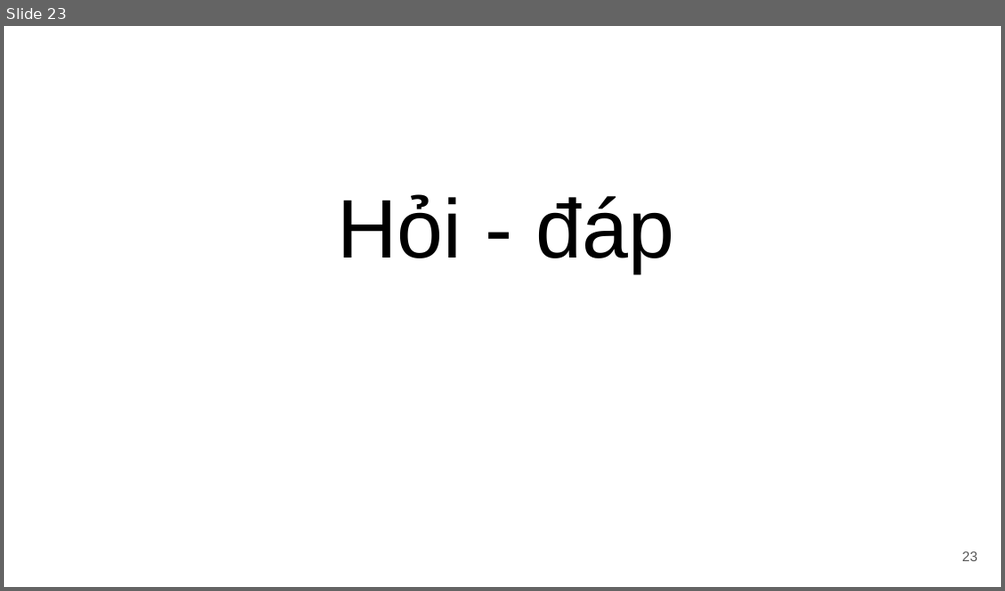
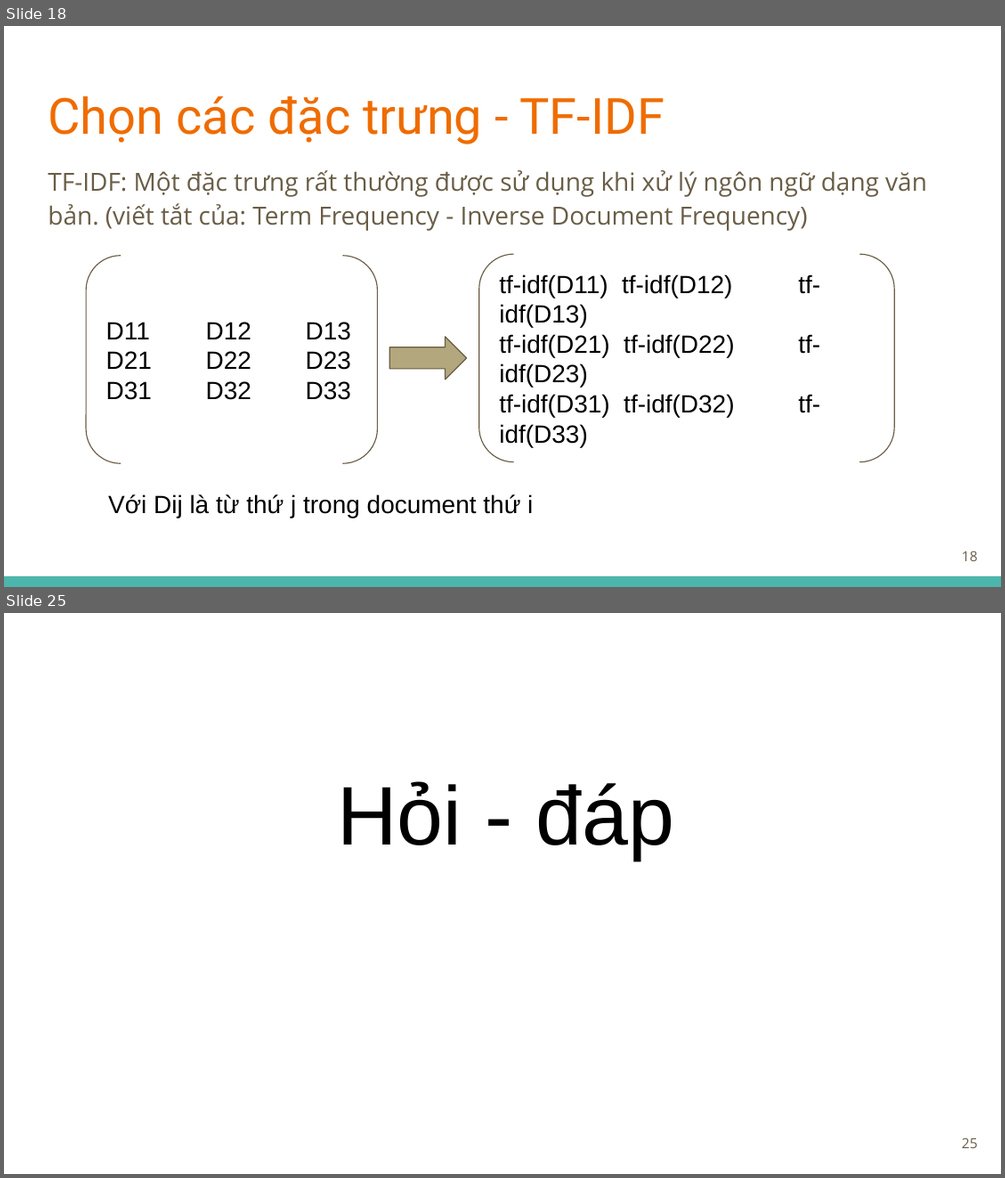
Before and after one commit to tuandoan998/DS_Final_Project, a slide deck: misc/docs/slide.pptx. Shown one above the other, each under a label of ours: slide 23 before the commit, slides 18 and 25 after it; the slides between them are not shown. The pictures are 1005x591 and 1005x1178 pixels, drawn with LibreOffice and Linux fonts; fonts in the diff are those of the drawing. Boxes give left, top, right and bottom in pixels: in the first picture for what was removed or moved away, otherwise in the second. Text is boxed around its words. In the diff, an @@ line names an element or a change of style, - is before the commit and + after.

```diff
--- a/misc/docs/slide.pptx
+++ b/misc/docs/slide.pptx
@@ slide 18 added at [4, 26, 1001, 587], background #FFFFFF @@
@@ title added at [48, 96, 664, 144], 36 pt, text #EF6C00 @@
+Chọn các đặc trưng - TF-IDF
@@ text added at [48, 170, 927, 231], 18 pt, text #695D46 @@
+TF-IDF: Một đặc trưng rất thường được sử dụng khi xử lý ngôn ngữ dạng văn bản. (viết tắt của: Term Frequency - Inverse Document Frequency)
@@ bracket pair added at [86, 256, 377, 464], outline #695D46 0.75 pt, 18 pt, text #000000 @@
+D11 D12 D13
+D21 D22 D23
+D31 D32 D33
@@ bracket pair added at [479, 254, 894, 463], outline #695D46 0.75 pt, 18 pt, text #000000 @@
+tf-idf(D11) tf-idf(D12) tf-idf(D13)
+tf-idf(D21) tf-idf(D22) tf-idf(D23)
+tf-idf(D31) tf-idf(D32) tf-idf(D33)
@@ right arrow added at [389, 336, 467, 378], fill #B3A77D, outline #695D46 0.75 pt @@
@@ text added at [108, 494, 533, 517], 18 pt, text #000000 @@
+Với Dij là từ thứ j trong document thứ i
@@ page number added at [962, 550, 978, 561], 10 pt, text #695D46 @@
+18
@@ rectangle added at [4, 576, 1001, 587], fill #4DB6AC @@
@@ what was slide 23 is now slide 25 @@
@@ page number at [962, 1137, 978, 1148]: text changed; font Arial to Open Sans; text colour #595959 to #695D46 @@
-23
+25
```
Also in this commit, not shown: 17 slides changed, 3 other slides added, 2 slides removed, 2 other files.
